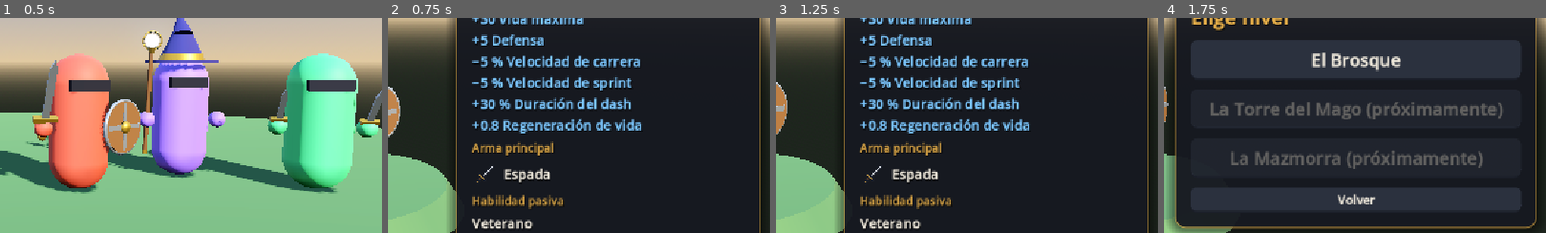
Above: before the commit, frames 1-4 (left to right).
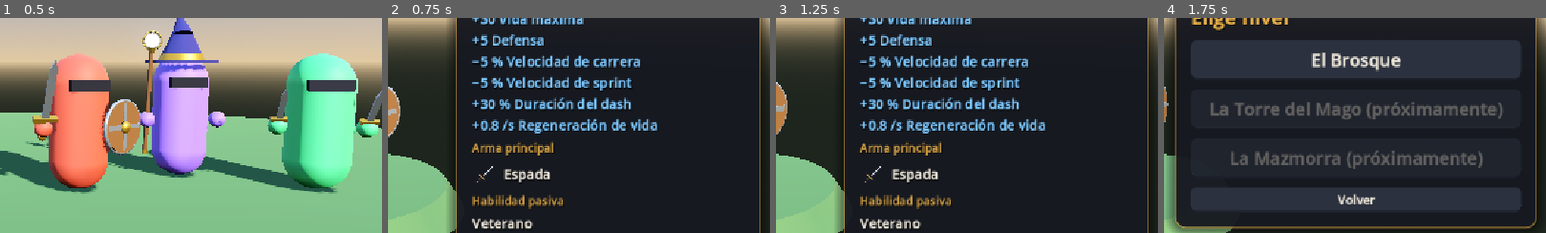
Above: after the commit, the same moments.

Repository: UriBokchoi/BroGuild
Game: Godot game, scene res://systems/run/game.tscn
The game is run twice, just before and just after one commit, with the same random seed, the same clock (stepped at 60 frames per second) and the same inputs.
Inputs:
- Up to frame 1 (0.5 s): no input
- Up to frame 2 (0.75 s): click "Jugar" at 0.5 s
- Up to frame 3 (1.25 s): no input
- Up to frame 4 (1.75 s): click "Guerrero" at 1.25 s
The pictures show only the part of the screen within x 46-96%, y 29-79%; the shares and areas given below are measured in that part.

Frame 1 is identical in both runs. In frame 2, 1.5% of the frame differs, in the area x 30-71%, y 46-54%; in frame 3, 1.5%; in frame 4, nothing differs.

Commit message:
fix(ui): los modificadores que suman llevan la unidad de su stat
ModifierFormat pone la unidad del @export_range de la stat («+10 %
Probabilidad de crítico», «+0.5 m/s Velocidad al correr»). La saca
StatFormat.range_hint recorriendo una vez las clases de datos; si dos
declaran la misma stat con unidades distintas (damage, projectile_speed,
duration, knockback: % en el jugador, número en las armas), se queda sin
unidad. De paso, el salto de línea del revelado vuelve a ser "\n".

Co-Authored-By: Claude Opus 5.5 <noreply@anthropic.com>

Diff:
--- a/core/stats/stat_block.gd
+++ b/core/stats/stat_block.gd
@@ -58,7 +58,7 @@
 func define_from_resource(data: Resource) -> Array[StringName]:
 	var defined: Array[StringName] = []
 	for property: Dictionary in data.get_property_list():
-		if not _is_stat_property(property):
+		if not is_stat_property(property):
 			continue
 		var stat: StringName = property["name"]
 		var hint_string: String = property["hint_string"]
@@ -183,7 +183,9 @@
 	return roundf(value) if state.is_integer else value
 
 
-static func _is_stat_property(property: Dictionary) -> bool:
+## ¿[param property] (de [method Object.get_property_list]) es una stat? Un número exportado, con
+## rango o sin él.
+static func is_stat_property(property: Dictionary) -> bool:
 	var usage: int = property["usage"]
 	var type: int = property["type"]
 	var hint: int = property["hint"]
--- a/tests/unit/ui/stats/test_modifier_format.gd
+++ b/tests/unit/ui/stats/test_modifier_format.gd
@@ -1,5 +1,6 @@
 extends GutTest
-## ModifierFormat: describe un modificador con su signo, su tipo y el nombre traducido de la stat.
+## ModifierFormat: describe un modificador con su signo, su tipo, la unidad de la stat si suma (y
+## la tiene clara) y el nombre traducido de la stat.
 
 
 func test_flat_adds_with_sign() -> void:
@@ -21,3 +22,16 @@
 func test_multipliers_use_times() -> void:
 	var text := ModifierFormat.describe(StatModifier.create(&"area", StatModifier.Kind.MULTIPLIER, 1.5))
 	assert_string_starts_with(text, "×1.5 ")
+
+
+func test_flat_takes_the_stat_unit() -> void:
+	var text := ModifierFormat.describe(StatModifier.create(&"crit_chance", StatModifier.Kind.FLAT, 10.0))
+	assert_string_starts_with(text, "+10 % ", "la probabilidad de crítico ya es un %")
+	var speed := ModifierFormat.describe(StatModifier.create(&"run_speed", StatModifier.Kind.FLAT, 0.5))
+	assert_string_starts_with(speed, "+0.5 m/s ")
+
+
+func test_a_stat_with_two_units_goes_without() -> void:
+	# «damage»: un número en las armas y un % en el jugador; depende de a quién se aplique.
+	var text := ModifierFormat.describe(StatModifier.create(&"damage", StatModifier.Kind.FLAT, 3.0))
+	assert_eq(text, "+3 %s" % TranslationServer.translate(StatFormat.name_key(&"damage")))
--- a/tests/unit/ui/stats/test_stat_format.gd
+++ b/tests/unit/ui/stats/test_stat_format.gd
@@ -1,5 +1,5 @@
 extends GutTest
-## StatFormat: valores con su unidad y claves de traducción.
+## StatFormat: valores con su unidad, la unidad de cada stat según sus datos y claves de traducción.
 
 
 func test_float_with_suffix_drops_trailing_zeros() -> void:
@@ -28,3 +28,13 @@
 
 func _property(type: int, hint_string: String) -> Dictionary:
 	return {"type": type, "hint": PROPERTY_HINT_RANGE, "hint_string": hint_string}
+
+
+func test_range_hint_finds_the_unit_in_the_data() -> void:
+	assert_eq(StatFormat.range_hint(&"crit_chance").suffix, "%")
+	assert_eq(StatFormat.range_hint(&"run_speed").suffix, "m/s")
+
+
+func test_range_hint_of_an_unknown_or_ambiguous_stat_has_no_unit() -> void:
+	assert_eq(StatFormat.range_hint(&"no_such_stat").suffix, "")
+	assert_eq(StatFormat.range_hint(&"damage").suffix, "", "número en las armas, % en el jugador")
--- a/ui/hud/chest_panel.gd
+++ b/ui/hud/chest_panel.gd
@@ -111,8 +111,7 @@
 	_name.text = tr(_item.name_key)
 	if _item.rarity:
 		_name.add_theme_color_override(&"font_color", _item.rarity.color)
-	_effects.text = "
-".join(ModifierFormat.describe_all(_item.stat_modifiers))
+	_effects.text = "\n".join(ModifierFormat.describe_all(_item.stat_modifiers))
 	_description.text = tr(_item.description_key)
 	_result.visible = true
 	_hide_left = linger
--- a/ui/stats/modifier_format.gd
+++ b/ui/stats/modifier_format.gd
@@ -1,14 +1,15 @@
 class_name ModifierFormat
 extends RefCounted
 ## Describe un [StatModifier] para mostrarlo con el nombre traducido de su stat: «+10 % Daño»,
-## «+20 Vida máxima», «×0.8 Tiempo entre ataques».
+## «+20 Vida máxima», «×0.8 Tiempo entre ataques». Lo que suma lleva la unidad de la stat si la
+## tiene clara ([method StatFormat.range_hint]): «+10 % Probabilidad de crítico», «+0.5 m/s …».
 
 
 static func describe(modifier: StatModifier) -> String:
 	var stat_name := TranslationServer.translate(StatFormat.name_key(modifier.stat))
 	match modifier.kind:
 		StatModifier.Kind.FLAT:
-			return "%s %s" % [_signed(modifier.value), stat_name]
+			return "%s %s" % [_flat(modifier), stat_name]
 		StatModifier.Kind.PERCENT:
 			return "%s %% %s" % [_signed(modifier.value * 100.0), stat_name]
 		_:
@@ -23,5 +24,12 @@
 	return lines
 
 
+## Lo que suma [param modifier], con la unidad de su stat (y en grados si la stat guarda radianes).
+static func _flat(modifier: StatModifier) -> String:
+	var hint := StatFormat.range_hint(modifier.stat)
+	var text := _signed(rad_to_deg(modifier.value) if hint.radians_as_degrees else modifier.value)
+	return text if hint.suffix.is_empty() else "%s %s" % [text, hint.suffix]
+
+
 static func _signed(value: float) -> String:
 	return ("+" if value >= 0.0 else "−") + StatFormat.number(absf(value))
--- a/ui/stats/stat_format.gd
+++ b/ui/stats/stat_format.gd
@@ -5,6 +5,10 @@
 
 ## Decimales como máximo; los ceros del final se quitan.
 const MAX_DECIMALS := 2
+
+## Unidad de cada stat que la tiene clara (ver [method range_hint]). Se llena la primera vez.
+static var _hints: Dictionary[StringName, RangeHint] = {}
+static var _hints_collected: bool = false
 
 
 ## [param value] con su unidad, p. ej. [code]"9 m/s"[/code] o [code]"720 °/s"[/code].
@@ -16,6 +20,16 @@
 	var shown := rad_to_deg(value) if hint.radians_as_degrees else value
 	var text := str(roundi(shown)) if type == TYPE_INT else _trim_zeros(String.num(shown, MAX_DECIMALS))
 	return text if hint.suffix.is_empty() else "%s %s" % [text, hint.suffix]
+
+
+## Cómo se muestra [param stat] (su unidad y si guarda radianes), según el [code]@export_range[/code]
+## de las clases de datos ([Resource]) que la declaran. Sin unidad si ninguna la declara o si dos la
+## declaran con unidades distintas (p. ej. [code]damage[/code]: número en un arma, % en el jugador),
+## porque entonces depende de a quién se aplique.
+static func range_hint(stat: StringName) -> RangeHint:
+	if not _hints_collected:
+		_collect_hints()
+	return _hints[stat] if _hints.has(stat) else RangeHint.new()
 
 
 ## Clave de traducción del nombre de una stat: [code]run_speed[/code] → [code]STAT_RUN_SPEED[/code].
@@ -40,3 +54,32 @@
 	if not text.contains("."):
 		return text
 	return text.rstrip("0").rstrip(".")
+
+
+## Recorre las clases de datos del proyecto (sin addons ni tests) y apunta la unidad de cada stat;
+## las que salen con unidades distintas se quedan sin ella.
+static func _collect_hints() -> void:
+	_hints_collected = true
+	var units: Dictionary[StringName, String] = {}
+	var ambiguous: Dictionary[StringName, bool] = {}
+	for entry: Dictionary in ProjectSettings.get_global_class_list():
+		var path: String = entry["path"]
+		if path.begins_with("res://addons/") or path.begins_with("res://tests/"):
+			continue
+		var script := load(path) as Script
+		if script == null or not ClassDB.is_parent_class(script.get_instance_base_type(), &"Resource"):
+			continue
+		for property: Dictionary in script.get_script_property_list():
+			if not StatBlock.is_stat_property(property):
+				continue
+			var hint_type: int = property["hint"]
+			var hint_string: String = property["hint_string"]
+			var stat := StringName(property["name"] as String)
+			var hint := RangeHint.parse(hint_string) if hint_type == PROPERTY_HINT_RANGE else RangeHint.new()
+			var unit := "%s|%s" % [hint.suffix, hint.radians_as_degrees]
+			if units.has(stat) and units[stat] != unit:
+				ambiguous[stat] = true
+			units[stat] = unit
+			_hints[stat] = hint
+	for stat: StringName in ambiguous:
+		_hints.erase(stat)
Not shown, changed: docs/DECISIONES.md
Not shown, changed: docs/MAPA.md
